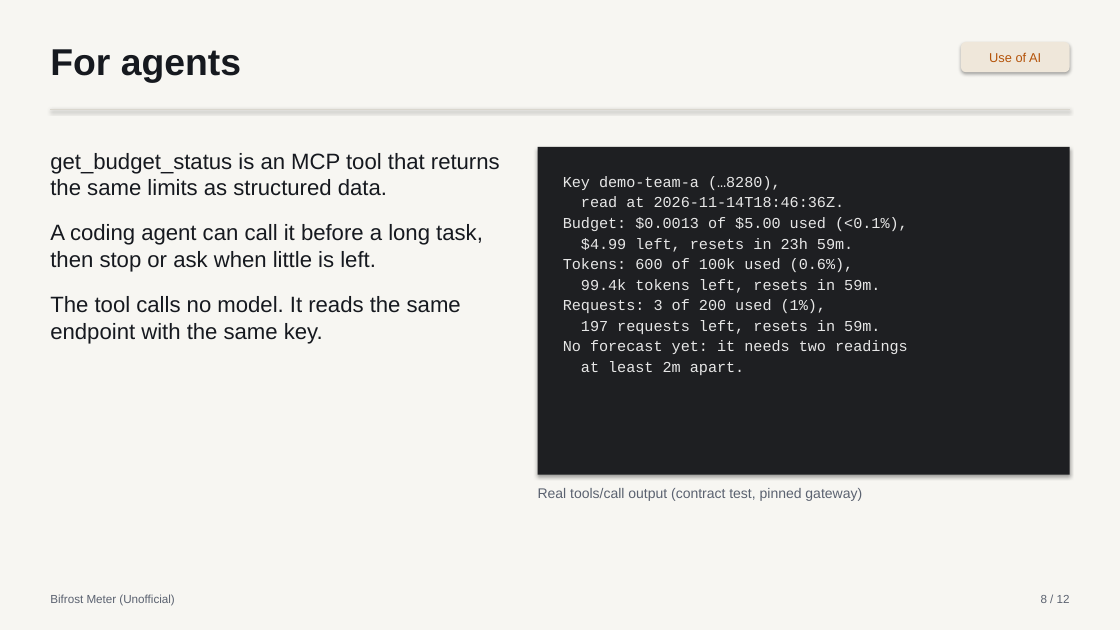
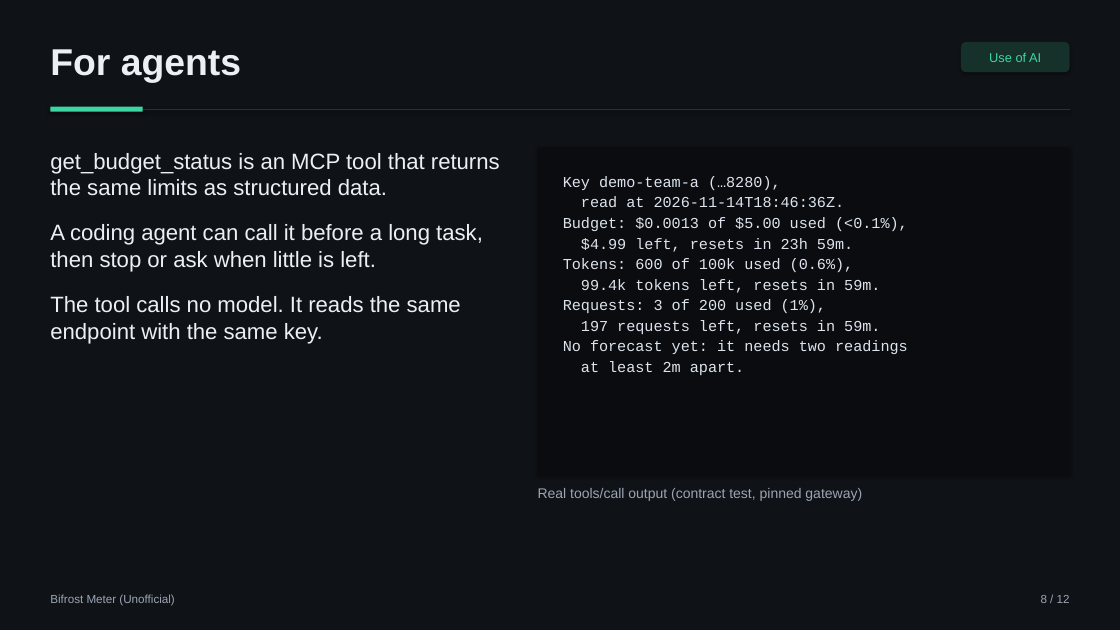
Before and after one commit to aimanmalib/bifrost-meter, a slide deck: slide 8 of deck/bifrost-meter.pptx. Drawn at 1120x630 pixels with LibreOffice and Linux fonts; fonts in the diff are those of the drawing. Boxes give left, top, right and bottom in pixels: in the first picture for what was removed or moved away, otherwise in the second. Text is boxed around its words. In the diff, an @@ line names an element or a change of style, - is before the commit and + after.

```diff
--- a/deck/bifrost-meter.pptx
+++ b/deck/bifrost-meter.pptx
@@ background #F7F6F2 to #0F1216 @@
@@ text "For agents" at bbox=[50, 49, 241, 82]: text colour #16191F to #ECEFF3 @@
@@ rounded rectangle "Use of AI" at bbox=[961, 42, 1070, 72]: text colour #B45309 to #3DD6A3; fill #EFE7DA to #16302A @@
@@ line (50, 109) - (1070, 109): stroke #D9D6CE 1 pt to #2B313B 1 pt @@
@@ rectangle added at bbox=[50, 107, 143, 112], fill #3DD6A3 @@
@@ text "get_budget_status is an MCP tool ..." at bbox=[50, 153, 500, 344]: text colour #16191F to #ECEFF3 @@
@@ rectangle at bbox=[538, 147, 1070, 475]: fill #1E1F22 to #0A0C0F @@
@@ text "Key demo-team-a (…8280)," at bbox=[563, 176, 908, 375]: text colour #E6E6E6 to #DCE3EC @@
@@ text colour #5B6270 to #9BA5B4 in 3 elements at bbox=[50, 594, 174, 606], bbox=[1041, 595, 1070, 603], bbox=[538, 488, 862, 501] @@
```
Also in this commit, not shown: 11 other slides changed, 4 other files.
